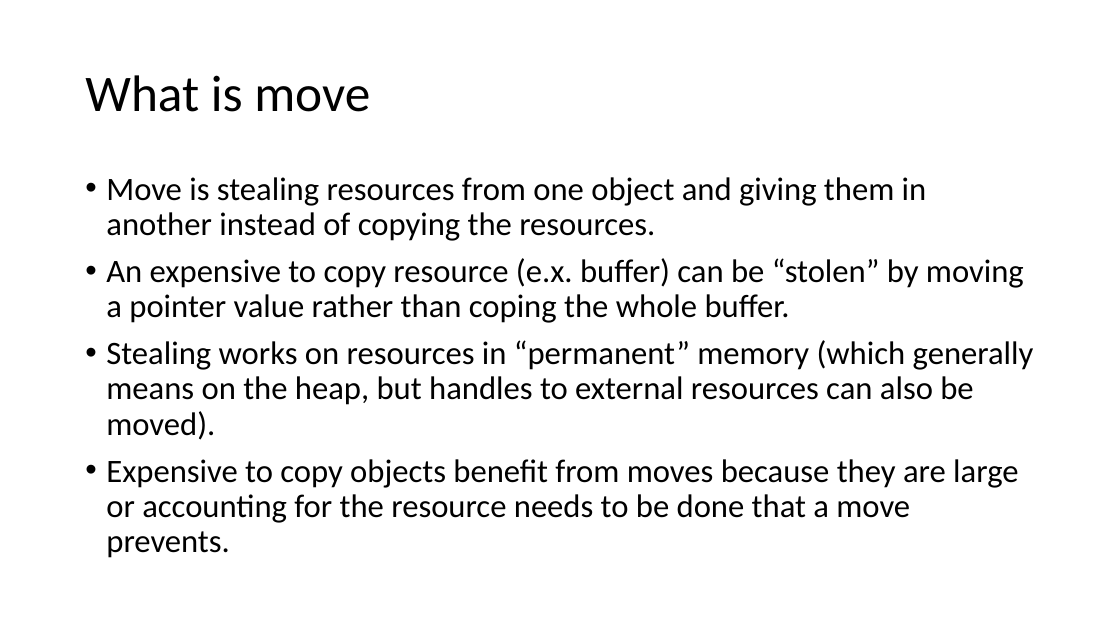
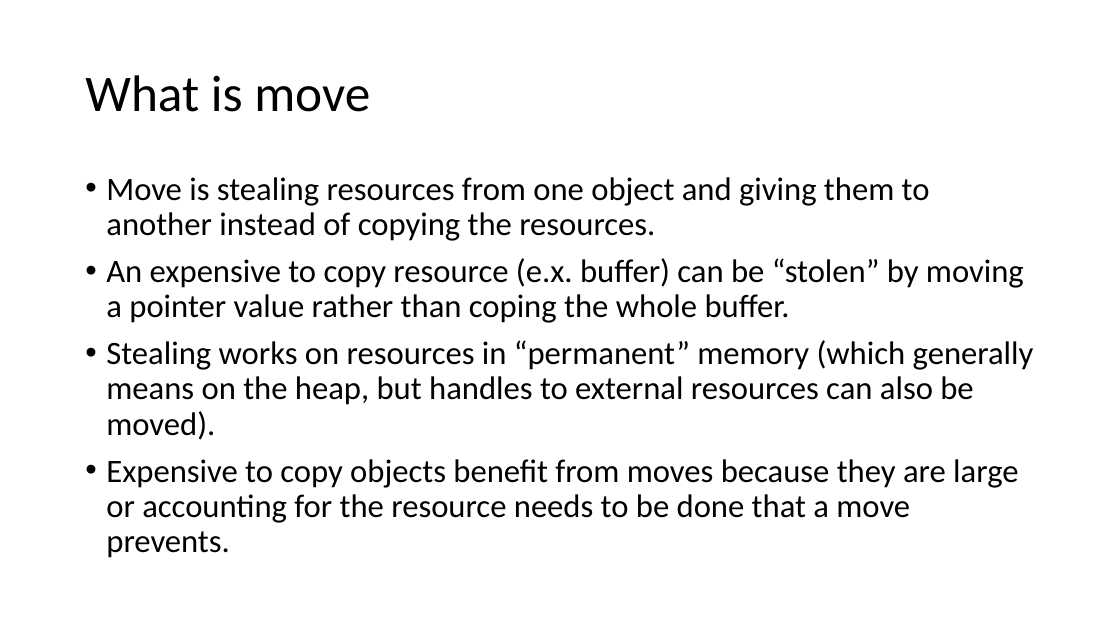
Before and after one commit to lissom/NYCCPP_MOVESEMANTICS, a slide deck: slide 4 of Cpp11-Move semantics.pptx. Drawn at 1120x630 pixels with LibreOffice and Linux fonts; fonts in the diff are those of the drawing. Boxes give left, top, right and bottom in pixels: in the first picture for what was removed or moved away, otherwise in the second. Text is boxed around its words. In the diff, an @@ line names an element or a change of style, - is before the commit and + after.

Commit message:
Typo

```diff
--- a/Cpp11-Move semantics.pptx
+++ b/Cpp11-Move semantics.pptx
@@ text at (106, 177, 930, 241): text changed @@
-• Move is stealing resources from one object and giving them in another instead of copying the resources.
+• Move is stealing resources from one object and giving them to another instead of copying the resources.
```
Also in this commit, not shown: 1 other slide changed.
